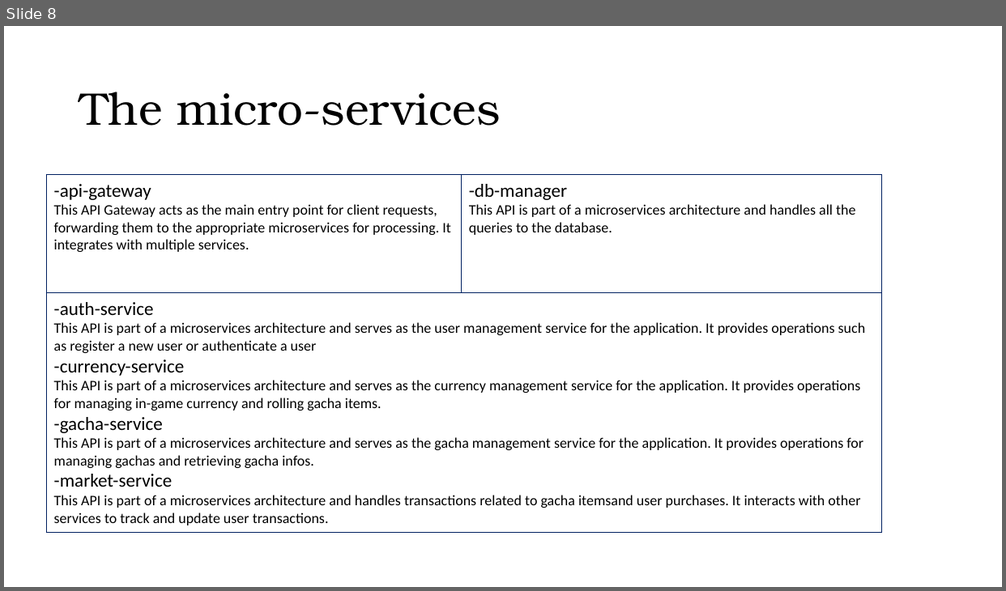
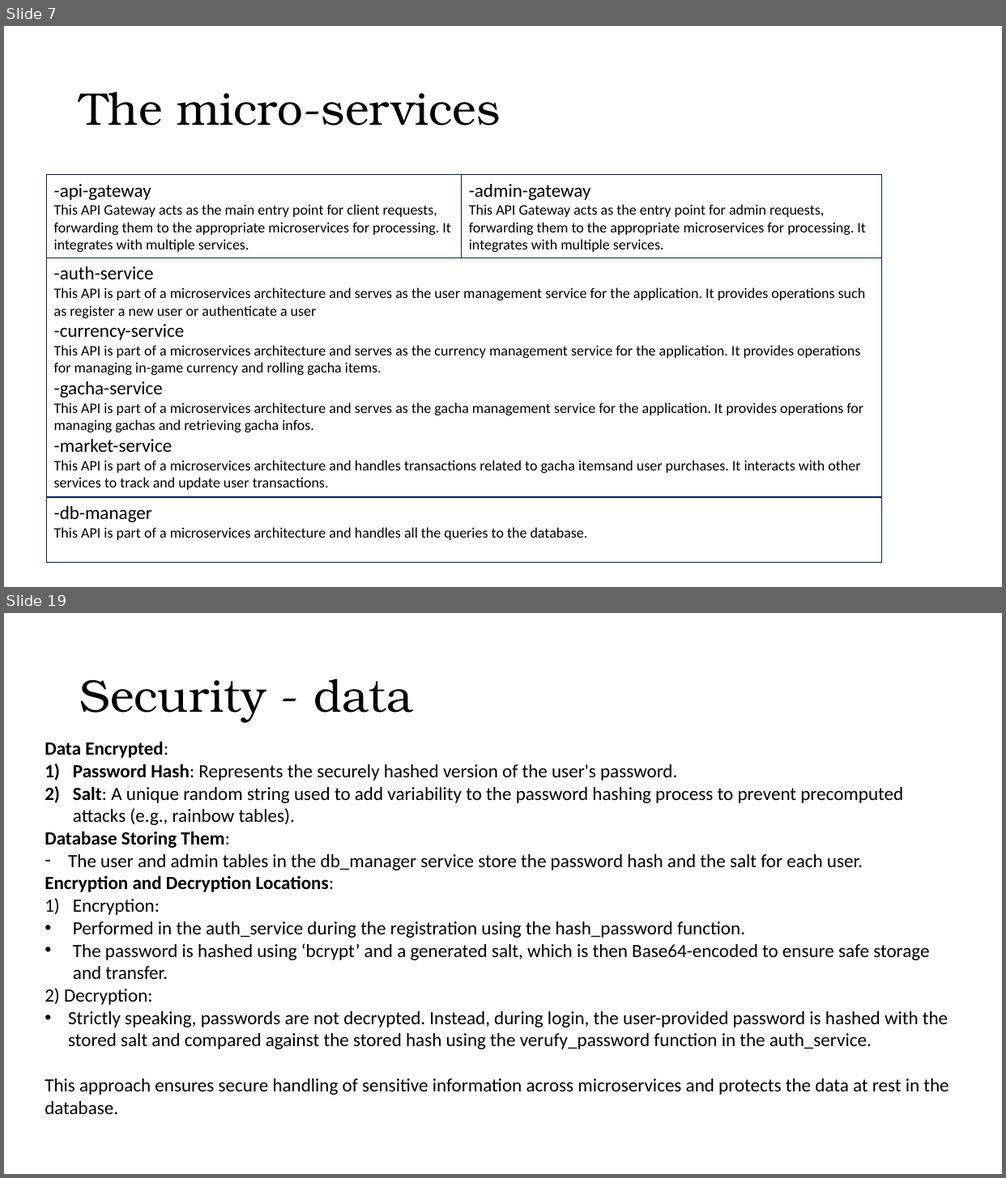
Before and after one commit to ardiz99/TBAse, a slide deck: doc/Gacha Collection.pptx. Shown one above the other, each under a label of ours: slide 8 before the commit, slides 7 and 19 after it; the slides between them are not shown. The pictures are 1006x591 and 1006x1178 pixels, drawn with LibreOffice and Linux fonts; fonts in the diff are those of the drawing. Boxes give left, top, right and bottom in pixels: in the first picture for what was removed or moved away, otherwise in the second. Text is boxed around its words. In the diff, an @@ line names an element or a change of style, - is before the commit and + after.

```diff
--- a/doc/Gacha Collection.pptx
+++ b/doc/Gacha Collection.pptx
@@ slide 19 added at bbox=[4, 613, 1002, 1174], background #FFFFFF @@
@@ title added at bbox=[80, 679, 413, 722], 44 pt, text #000000 @@
+Security - data
@@ text added at bbox=[44, 741, 948, 1114], 18 pt, text #000000 @@
+Data Encrypted:
+1) Password Hash: Represents the securely hashed version of the user's password.
+2) Salt: A unique random string used to add variability to the password hashing process to prevent precomputed attacks (e.g., rainbow tables).
+Database Storing Them:
+– The user and admin tables in the db_manager service store the password hash and the salt for each user.
+Encryption and Decryption Locations:
+1) Encryption:
+• Performed in the auth_service during the registration using the hash_password function.
+• The password is hashed using ‘bcrypt’ and a generated salt, which is then Base64-encoded to ensure safe storage and transfer.
+2) Decryption:
+• Strictly speaking, passwords are not decrypted. Instead, during login, the user-provided password is hashed with the stored salt and compared against the stored hash using the verufy_password function in the auth_service.
+This approach ensures secure handling of sensitive information across microservices and protects the data at rest in the database.
@@ what was slide 8 is now slide 7 @@
@@ slide 7 changed as well @@
@@ rectangle "-api-gateway This API Gateway acts ...": place and size @@
-rectangle "-api-gateway This API Gateway acts ..." at bbox=[47, 175, 462, 293]
+rectangle "-api-gateway This API Gateway acts ..." at bbox=[47, 175, 462, 258]
@@ rectangle "-admin-gateway": place and size @@
-rectangle "-admin-gateway" at bbox=[462, 175, 881, 293]
+rectangle "-admin-gateway" at bbox=[462, 175, 881, 258]
@@ text in rectangle at bbox=[469, 184, 866, 252]: text changed @@
--db-manager
-This API is part of a microservices architecture and handles all the queries to the database.
+-admin-gateway
+This API Gateway acts as the entry point for admin requests, forwarding them to the appropriate microservices for processing. It integrates with multiple services.
@@ rectangle "-auth-service This API is part ...": place and size @@
-rectangle "-auth-service This API is part ..." at bbox=[47, 293, 881, 533]
+rectangle "-auth-service This API is part ..." at bbox=[47, 258, 881, 497]
@@ rectangle added at bbox=[47, 497, 881, 564], outline #002060 0.75 pt, 14 pt, text #000000 @@
+-db-manager
+This API is part of a microservices architecture and handles all the queries to the database.
```
Also in this commit, not shown: 4 other slides changed, 13 other slides added, 3 slides removed, 3 other files.
